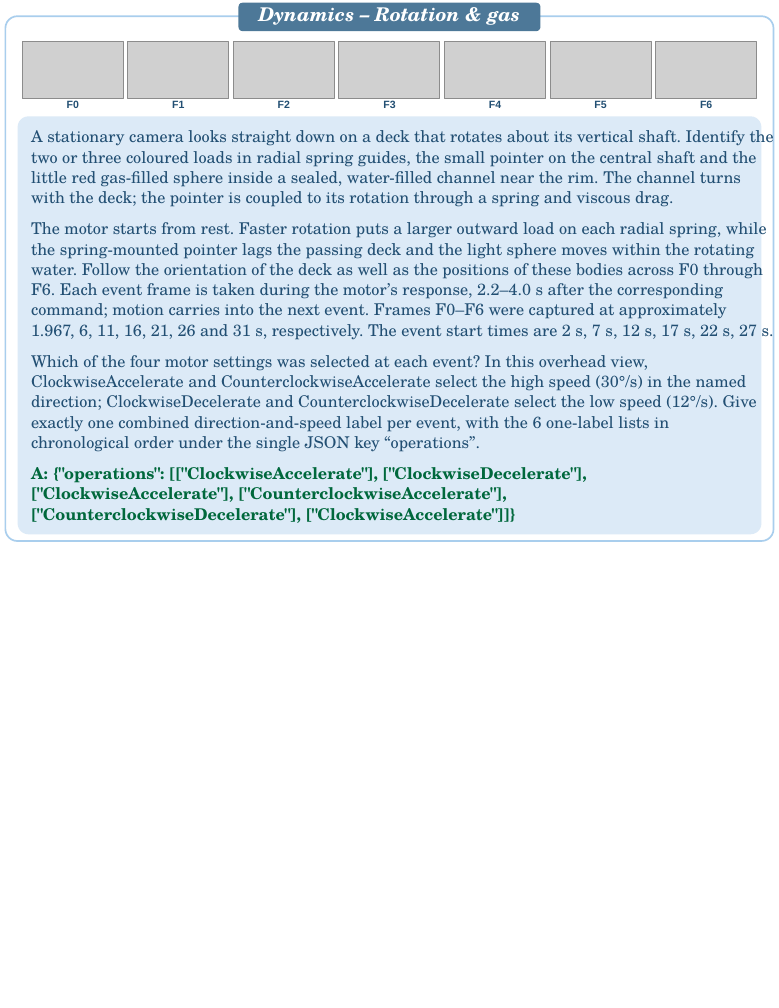
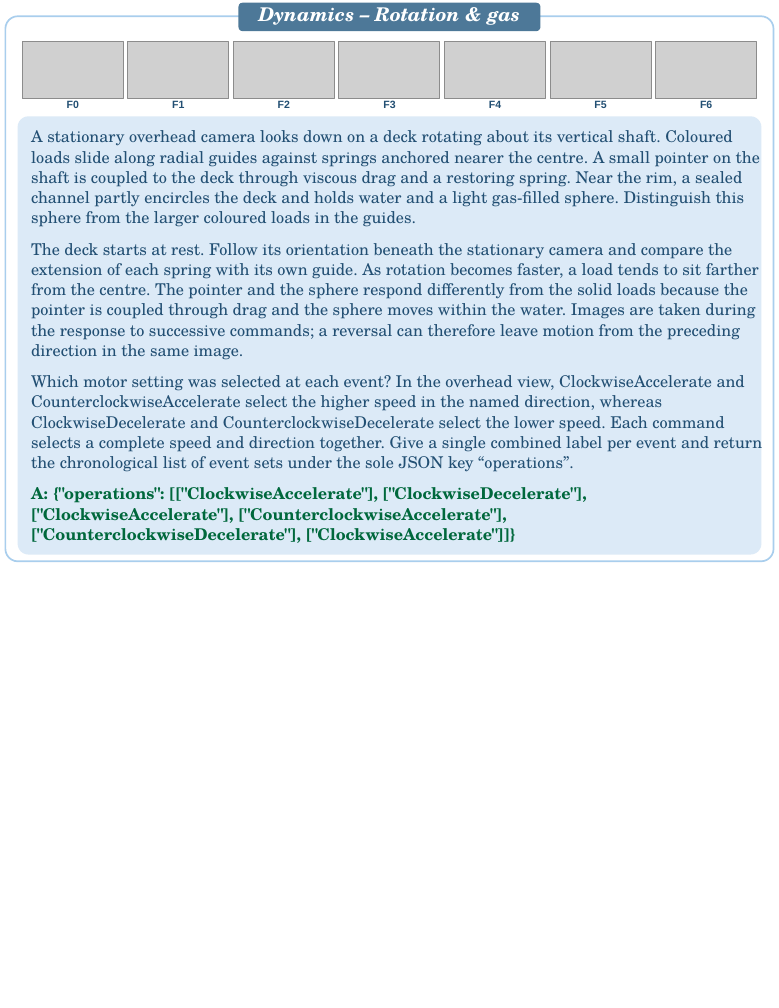
Before and after one commit to PIER-Lab/CaveBench, a slide deck: slide 2 of docs/assets/cases/CaveBench_Case_Studies.pptx. Drawn at 779x1008 pixels with LibreOffice and Linux fonts; fonts in the diff are those of the drawing; grey boxes stand for pictures. Boxes give left, top, right and bottom in pixels: in the first picture for what was removed or moved away, otherwise in the second. Text is boxed around its words. In the diff, an @@ line names an element or a change of style, - is before the commit and + after.

```diff
--- a/docs/assets/cases/CaveBench_Case_Studies.pptx
+++ b/docs/assets/cases/CaveBench_Case_Studies.pptx
@@ rounded rectangle: place and size @@
-rounded rectangle at [6,17,774,541]
+rounded rectangle at [6,17,774,562]
@@ rounded rectangle: place and size @@
-rounded rectangle at [18,116,761,534]
+rounded rectangle at [18,116,761,554]
@@ rounded rectangle at [18,116,761,554]: proportions changed @@
@@ text at [31,130,760,227]: text changed @@
-A stationary camera looks straight down on a deck that rotates about its vertical shaft. Identify the
-two or three coloured loads in radial spring guides, the small pointer on the central shaft and the
-little red gas-filled sphere inside a sealed, water-filled channel near the rim. The channel turns
-with the deck; the pointer is coupled to its rotation through a spring and viscous drag.
+A stationary overhead camera looks down on a deck rotating about its vertical shaft. Coloured
+loads slide along radial guides against springs anchored nearer the centre. A small pointer on the
+shaft is coupled to the deck through viscous drag and a restoring spring. Near the rim, a sealed
+channel partly encircles the deck and holds water and a light gas-filled sphere. Distinguish this
+sphere from the larger coloured loads in the guides.
@@ text at [31,243,759,360]: text changed @@
-The motor starts from rest. Faster rotation puts a larger outward load on each radial spring, while
-the spring-mounted pointer lags the passing deck and the light sphere moves within the rotating
-water. Follow the orientation of the deck as well as the positions of these bodies across F0 through
-F6. Each event frame is taken during the motor’s response, 2.2–4.0 s after the corresponding
-command; motion carries into the next event. Frames F0–F6 were captured at approximately
-1.967, 6, 11, 16, 21, 26 and 31 s, respectively. The event start times are 2 s, 7 s, 12 s, 17 s, 22 s, 27 s.
+The deck starts at rest. Follow its orientation beneath the stationary camera and compare the
+extension of each spring with its own guide. As rotation becomes faster, a load tends to sit farther
+from the centre. The pointer and the sphere respond differently from the solid loads because the
+pointer is coupled through drag and the sphere moves within the water. Images are taken during
+the response to successive commands; a reversal can therefore leave motion from the preceding
+direction in the same image.
@@ text at [31,375,763,472]: text changed @@
-Which of the four motor settings was selected at each event? In this overhead view,
-ClockwiseAccelerate and CounterclockwiseAccelerate select the high speed (30°/s) in the named
-direction; ClockwiseDecelerate and CounterclockwiseDecelerate select the low speed (12°/s). Give
-exactly one combined direction-and-speed label per event, with the 6 one-label lists in
-chronological order under the single JSON key “operations”.
+Which motor setting was selected at each event? In the overhead view, ClockwiseAccelerate and
+CounterclockwiseAccelerate select the higher speed in the named direction, whereas
+ClockwiseDecelerate and CounterclockwiseDecelerate select the lower speed. Each command
+selects a complete speed and direction together. Give a single combined label per event and return
+the chronological list of event sets under the sole JSON key “operations”.
@@ text "A: {"operations": [["ClockwiseAccelerate"], ["ClockwiseDecel ...": place and size @@
-text "A: {"operations": [["ClockwiseAccelerate"], ["ClockwiseDecel ..." at [31,467,587,523]
+text "A: {"operations": [["ClockwiseAccelerate"], ["ClockwiseDecel ..." at [31,487,587,543]
```
Also in this commit, not shown: 19 other slides changed.
